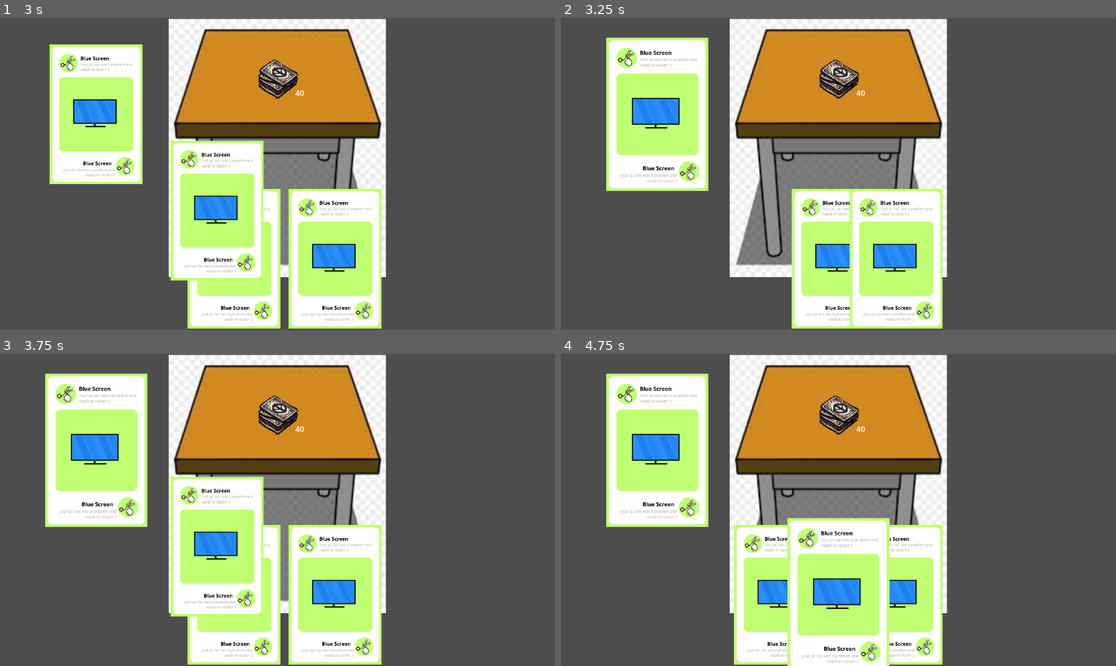
Above: before the commit, frames 1-4 (two rows, left to right).
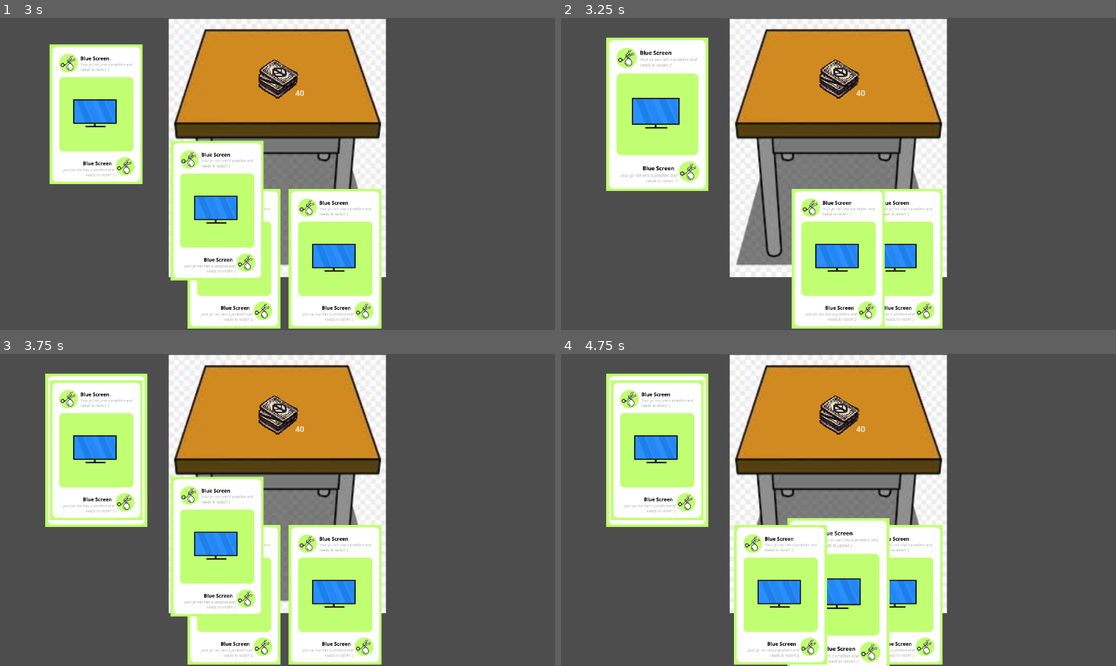
Above: after the commit, the same moments.

Repository: Thijs987/pse_onlycode
Game: Godot game, scene res://main.tscn
Two runs of this game, one before a commit and one after it. Both use one fixed random seed, a clock stepped at 60 frames per second and the inputs below.
Inputs (mouse positions are in pixels of both pictures, inside the frame that each line leads up to):
- Up to frame 1 (3 s): tap Enter at 0.5 s; drag from (394, 258) to (277, 77) at 0.52 s; drag from (366, 258) to (277, 77) at 1.27 s; move the mouse to (333, 258) at 2.02 s; click (333, 258) at 2.17 s; tap Space at 2.75 s; drag from (277, 258) to (94, 114) at 2.77 s
- Up to frame 2 (3.25 s): no input
- Up to frame 3 (3.75 s): drag from (277, 594) to (94, 450) at 3.52 s
- Up to frame 4 (4.75 s): drag from (672, 463) to (838, 594) at 4.27 s

Frame 1 is identical in both runs. In frame 2, 1.3% of the frame differs, in the area x 51-59%, y 55-99%; in frame 3, 2.6%; in frame 4, 4.3%, in the area x 8-48%, y 8-100%.
Error in both runs: Invalid access to property or key 'lobbyId' on a base object of type 'Nil'. (res://gschttp.gd:69)

Commit message:
overlap bug fixes

Diff:
--- a/Frontend/card_logic.gd
+++ b/Frontend/card_logic.gd
@@ -79,10 +79,8 @@
 
 func highlight_card(card, hovered):
 	if hovered:
-		card.z_index = 2
 		card.scale = Vector2(1.1, 1.1)
 	else:
-		card.z_index = 0
 		card.scale = Vector2(1.0, 1.0)
 
 # Checks wether under the current mouse position is a card and returns
--- a/Frontend/player_hand.gd
+++ b/Frontend/player_hand.gd
@@ -56,24 +56,14 @@
 	for i in range(player_hand.size()):
 		var new_position = Vector2(calculate_card_position(i), HAND_Y)
 		var moving_card = player_hand[i]
-
 		if moving_card.movable == true:
 			moving_card.hand_position = new_position
-
-			# 1. BEREKEN DE STANDAARD LAAG: Links (0) ligt onderop, rechts (size) bovenop.
-			# Als je wilt dat links BOVENOP ligt, gebruik je: player_hand.size() - i
-			# Als je wilt dat rechts BOVENOP ligt, gebruik je gewoon: i
 			var basis_z = player_hand.size() - i
 
-			# 2. CHECK OF DIT DE GESLEEPTE KAART IS
 			if moving_card == card_logic.dragging_card:
-				# De gesleepte kaart krijgt de basis-waarde + een enorme boost (bijv. 100)
-				# Hierdoor blijft de onderlinge sorteervolgorde intact, maar zweeft hij ALTIJD boven de rest!
 				moving_card.z_index = basis_z + 100
 			else:
-				# Normale kaarten krijgen gewoon hun basis z_index
 				moving_card.z_index = basis_z
-				# En alleen de niet-gesleepte kaarten worden getweend
 				move_to_position(moving_card, new_position)
 
 
@@ -90,7 +80,7 @@
 
 	if moving_index > 0: # Not left most card
 		var left_card = player_hand[moving_index - 1]
-		if mouse_pos.x < left_card.position.x:
+		if mouse_pos.x < left_card.hand_position.x:
 			player_hand[moving_index] = left_card
 			player_hand[moving_index - 1] = moving_card
 			update_card_hand_position()
@@ -98,7 +88,7 @@
 
 	if moving_index < player_hand.size() - 1: # Not right most card
 		var right_card = player_hand[moving_index + 1]
-		if mouse_pos.x > right_card.position.x:
+		if mouse_pos.x > right_card.hand_position.x:
 			player_hand[moving_index] = right_card
 			player_hand[moving_index + 1] = moving_card
 			update_card_hand_position()
